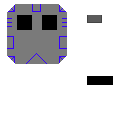
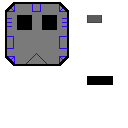
Layer changes from the first 128px x 128px image to the second:
painted on "Layer 5" over (5, 2, 69, 66)
